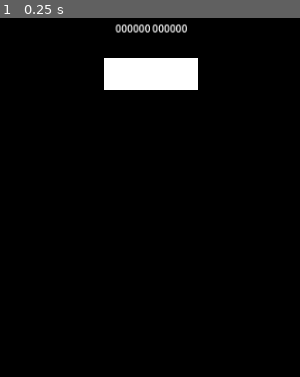
Above: before the commit, frame 1.
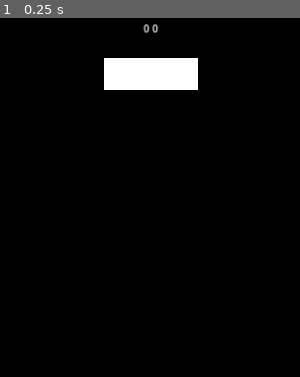
Above: after the commit, the same moment.

Repository: AlixBarreaux/pong-bup
Game: Godot game, scene res://scenes/game.tscn
Two runs of this game, one before a commit and one after it. Both use one fixed random seed, a clock stepped at 60 frames per second and the inputs below.
Inputs:
- Up to frame 1 (0.25 s): no input
The pictures show only the part of the screen within x 25-75%, y 0-50%; the shares and areas given below are measured in that part.

The runs differ from the first frame. In frame 1, 0.4% of the frame differs, in the area x 38-63%, y 1-5%.

Commit message:
Feat: Reset all team scores
On new_game_started all team scores are resets to 0

Diff:
--- a/autoloads/global.gd
+++ b/autoloads/global.gd
@@ -19,33 +19,43 @@
 }
 
 
+# Value: Increased BY
+signal score_increased(team_id: int, value: int)
+# Value: New updated score
+signal score_changed(team_id: int, value: int)
+
+
+func reset_all_team_scores() -> void:
+	var score_reset_value: int = 0
+
+	for team in teams:
+		self.set_score_of_team(team.id, 0)
+
+
+func set_score_of_team(id: int, new_score: int) -> void:
+	self.score_changed.emit(id, new_score)
+
+
+func increase_score_of_team(_last_hit_by_team_id: int, cage_owner_team_id: int, value: int = 1) -> void:
+	for team in teams:
+		if team.id != cage_owner_team_id:
+			self.set_score_of_team(team.id, value)
+			self.score_increased.emit(team.id, value)
+
+
+func on_new_game_started() -> void:
+	self.reset_all_team_scores()
+
+
 func on_goal_scored(last_hit_by_team_id: int, cage_owner_team_id: int, value: int) -> void:
 	increase_score_of_team(last_hit_by_team_id, cage_owner_team_id, value)
 
 
 func _ready() -> void:
+	Events.new_game_started.connect(on_new_game_started)
 	Events.goal_scored.connect(on_goal_scored)
 
 	for count in team_count:
 		var new_team_info = team_info.duplicate(true)
 		new_team_info.id = count + 1
 		teams.append(new_team_info)
-
-# Value: Increased BY
-signal score_increased(team_id: int, value: int)
-# Value: New updated score
-signal score_changed(team_id: int, value: int)
-
-func increase_score_of_team(_last_hit_by_team_id: int, cage_owner_team_id: int, value: int) -> void:
-	var team_id_receiving_points: int = 0
-	var updated_score: int = 0
-
-	for team in teams:
-		if team.id != cage_owner_team_id:
-			team.score += value
-
-			team_id_receiving_points = team.id
-			updated_score = team.score
-
-	self.score_increased.emit(team_id_receiving_points, value)
-	self.score_changed.emit(team_id_receiving_points, updated_score)
